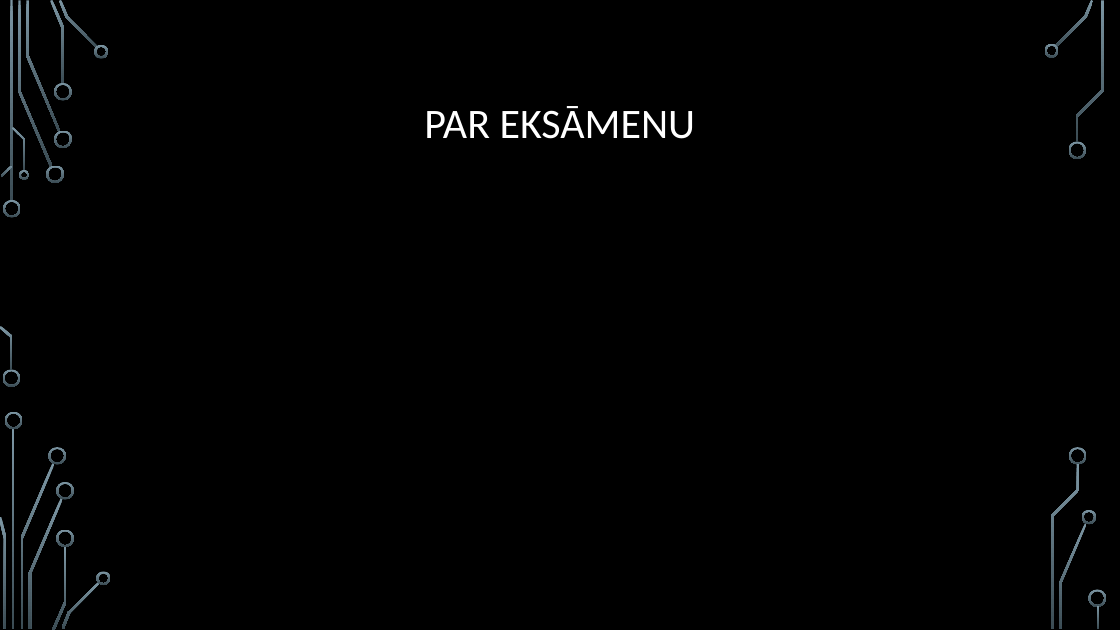
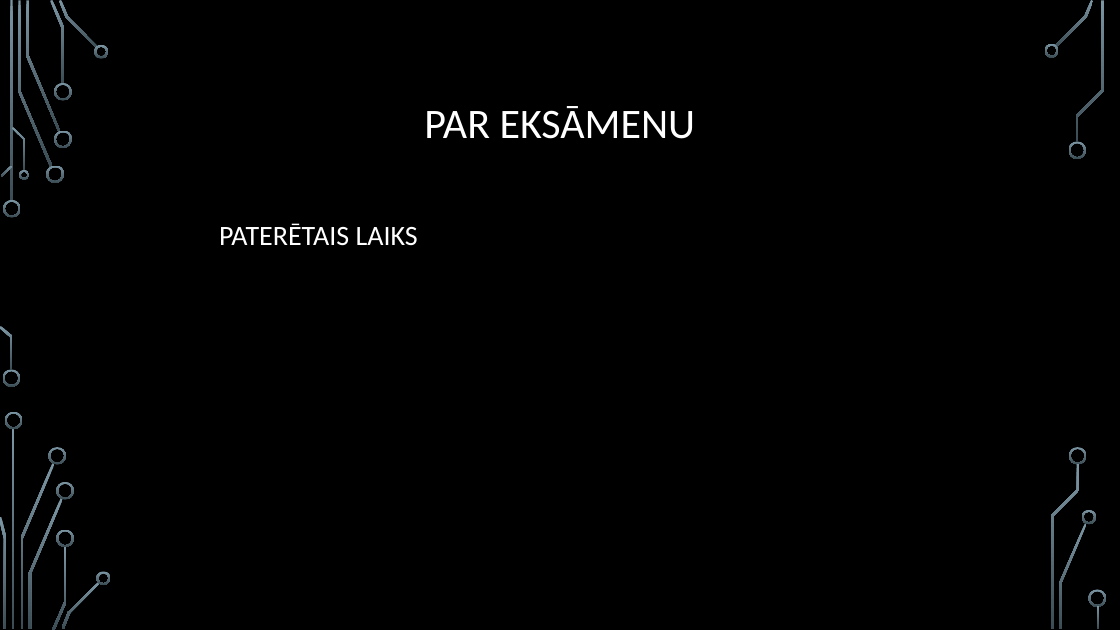
Before and after one commit to maks1k3/Bizjuks_Eksamens, a slide deck: slide 14 of Bizjuks_Eksamens.pptx (slide 13 before the commit). Drawn at 1120x630 pixels with LibreOffice and Linux fonts; fonts in the diff are those of the drawing; background and template pictures are left out. Boxes give left, top, right and bottom in pixels: in the first picture for what was removed or moved away, otherwise in the second. Text is boxed around its words. In the diff, an @@ line names an element or a change of style, - is before the commit and + after.

```diff
--- a/Bizjuks_Eksamens.pptx
+++ b/Bizjuks_Eksamens.pptx
@@ text added at box(219, 223, 418, 246), 24 pt, text #FFFFFF @@
+PATERĒTAIS LAIKS
```
Also in this commit, not shown: 1 slide added, 1 other file.
